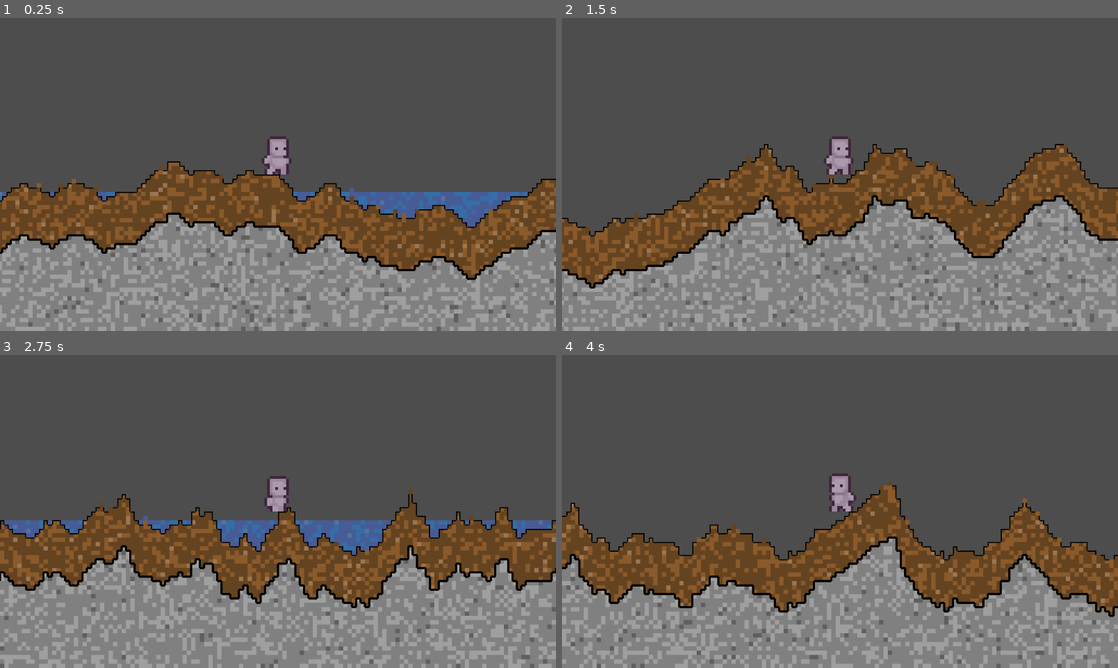
Above: before the commit, frames 1-4 (two rows, left to right).
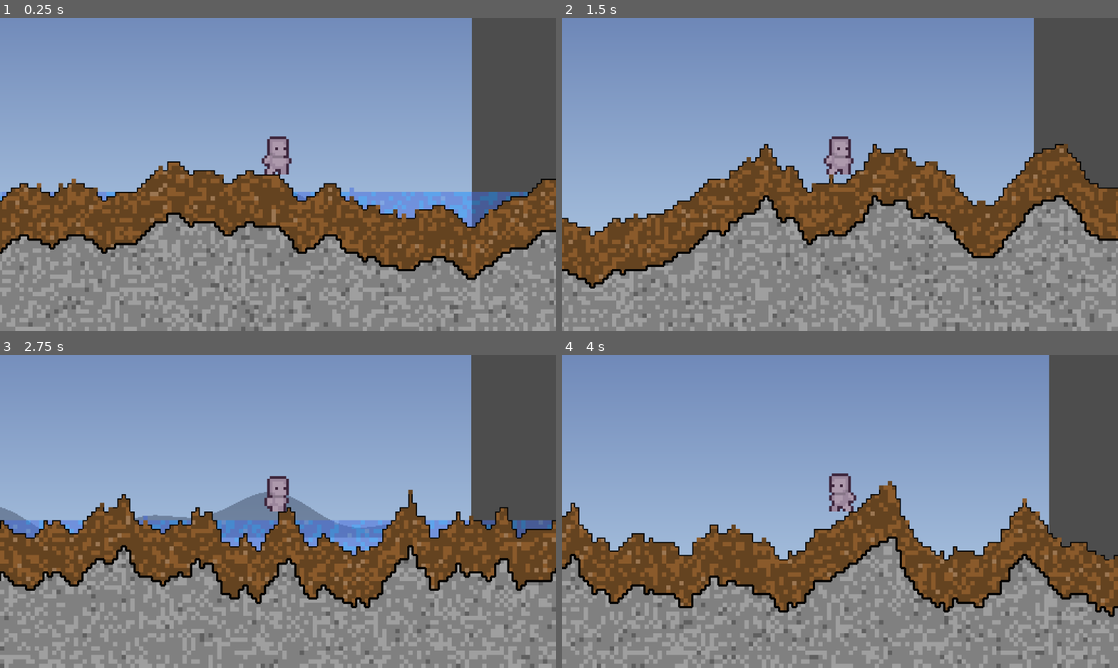
Above: after the commit, the same moments.

Repository: MessrsBrightside/pixel-mixel
Game: Godot game, scene res://scenes/main.tscn
Two runs of this game, one before a commit and one after it. Both use one fixed random seed, a clock stepped at 60 frames per second and the inputs below.
Inputs (mouse positions are in pixels of both pictures, inside the frame that each line leads up to):
- Up to frame 1 (0.25 s): no input
- Up to frame 2 (1.5 s): tap Enter (ui_accept) at 0.5, 0.77 s; move the mouse to (962, 158) at 0.52 s; hold Right (ui_right) 0.53-1.28 s; tap 1 at 0.6 s; click (962, 158) at 0.67 s; move the mouse to (728, 190) at 1.27 s; hold Down from 1.28 s (still down); tap 2 at 1.35 s
- Up to frame 3 (2.75 s): tap Enter (ui_accept) at 1.52 s; move the mouse to (333, 442) at 2.02 s; release Down at 2.03 s; hold Right (ui_right) from 2.03 s (still down); tap 3 at 2.1 s
- Up to frame 4 (4 s): move the mouse to (812, 574) at 2.77 s; release Right (ui_right) at 2.78 s; hold Up 2.78-3.53 s; tap 4 at 2.85 s; click (812, 574) at 2.92 s; tap Enter (ui_accept) at 3.02, 3.77 s; move the mouse to (1006, 558) at 3.52 s; hold Left (ui_left) from 3.53 s (still down); tap 5 at 3.6 s

The runs differ from the first frame. In frame 1, 46% of the frame differs, in the area x 0-85%, y 0-67%; in frame 2, 45%; in frame 3, 46%; in frame 4, 49%, in the area x 0-88%, y 0-66%.

Commit message:
feat: parallax background system with per-biome gradients (#28)
- ParallaxBG class with procedural gradient textures per biome
- ocean_shore: light blue, forest: green, cave: dark, desert: orange
- Layer 1 (far, 0.3 scroll) + Layer 2 silhouette (0.6 scroll)
- Integrated in main.gd as first child, setup called on biome/preset gen
- Tests: 5/5 passing (all biomes, fallback, layer count)

Diff:
--- a/scenes/main.gd
+++ b/scenes/main.gd
@@ -13,6 +13,7 @@
 var _total_ticks: int = 0
 var _player: Player
 var _camera: Camera2D
+var _parallax_bg: ParallaxBG
 
 # Presets: each is [seed, params_dict]
 var _presets: Array = [
@@ -25,6 +26,8 @@
 
 
 func _ready() -> void:
+	_parallax_bg = ParallaxBG.new()
+	add_child(_parallax_bg)
 	_renderer = ChunkRenderer.new()
 	add_child(_renderer)
 	_player = Player.new()
@@ -95,6 +98,7 @@
 	_total_ticks = 0
 	_update_label("biome: %s (seed %d)" % [biome_name, seed_val])
 	_place_player()
+	_parallax_bg.setup(biome_name)
 
 
 func _generate(seed_val: int, params: Dictionary = {}) -> void:
@@ -120,6 +124,7 @@
 	_total_ticks = 0
 	_update_label("settling... (seed %d)" % seed_val)
 	_place_player()
+	_parallax_bg.setup("default")
 
 
 func _update_label(status: String) -> void:
--- /dev/null
+++ b/scripts/render/parallax_bg.gd
@@ -0,0 +1,63 @@
+class_name ParallaxBG
+extends ParallaxBackground
+
+## Procedural parallax backgrounds per biome. Uses Image gradients — no external assets.
+
+const WIDTH := 512
+const HEIGHT := 288
+
+var _color_schemes: Dictionary = {
+	"ocean_shore": [Color(0.6, 0.85, 1.0), Color(0.3, 0.6, 0.9)],
+	"forest_surface": [Color(0.2, 0.4, 0.2), Color(0.5, 0.75, 0.5)],
+	"forest_lake": [Color(0.2, 0.4, 0.2), Color(0.5, 0.75, 0.5)],
+	"cave": [Color(0.1, 0.08, 0.06), Color(0.25, 0.2, 0.15)],
+	"desert": [Color(0.95, 0.6, 0.2), Color(1.0, 0.9, 0.6)],
+}
+
+var _default_scheme: Array = [Color(0.4, 0.5, 0.7), Color(0.7, 0.8, 0.9)]
+
+
+func setup(biome_name: String) -> void:
+	_clear_layers()
+	var scheme: Array = _color_schemes.get(biome_name, _default_scheme)
+	_add_layer(_make_gradient_texture(scheme[0], scheme[1]), 0.3)
+	if biome_name != "cave":
+		_add_layer(_make_silhouette_texture(scheme[0]), 0.6)
+
+
+func _clear_layers() -> void:
+	for child in get_children():
+		child.queue_free()
+
+
+func _add_layer(texture: ImageTexture, motion_scale_val: float) -> void:
+	var layer := ParallaxLayer.new()
+	layer.motion_scale = Vector2(motion_scale_val, motion_scale_val)
+	var sprite := Sprite2D.new()
+	sprite.texture = texture
+	sprite.centered = false
+	layer.add_child(sprite)
+	add_child(layer)
+
+
+func _make_gradient_texture(top_color: Color, bottom_color: Color) -> ImageTexture:
+	var img := Image.create(WIDTH, HEIGHT, false, Image.FORMAT_RGB8)
+	for y in range(HEIGHT):
+		var t := float(y) / float(HEIGHT)
+		var color := top_color.lerp(bottom_color, t)
+		for x in range(WIDTH):
+			img.set_pixel(x, y, color)
+	return ImageTexture.create_from_image(img)
+
+
+func _make_silhouette_texture(base_color: Color) -> ImageTexture:
+	var img := Image.create(WIDTH, HEIGHT, false, Image.FORMAT_RGBA8)
+	img.fill(Color(0, 0, 0, 0))
+	var dark := base_color.darkened(0.6)
+	dark.a = 0.4
+	# Simple hills silhouette at bottom
+	for x in range(WIDTH):
+		var hill_h := int(20.0 + 15.0 * sin(x * 0.02) + 8.0 * sin(x * 0.05))
+		for y in range(HEIGHT - hill_h, HEIGHT):
+			img.set_pixel(x, y, dark)
+	return ImageTexture.create_from_image(img)
--- /dev/null
+++ b/tests/test_parallax_bg.gd
@@ -0,0 +1,92 @@
+extends SceneTree
+
+## Functional tests for ParallaxBG: setup per biome, fallback, layer count.
+
+const ParallaxBGClass = preload("res://scripts/render/parallax_bg.gd")
+
+
+func _init() -> void:
+	var passed := 0
+	var failed := 0
+	var biomes := ["ocean_shore", "forest_surface", "forest_lake", "cave", "desert"]
+
+	# --- Test: setup doesn't crash for each biome ---
+	var all_ok := true
+	for biome_name in biomes:
+		var bg := ParallaxBGClass.new()
+		bg.setup(biome_name)
+		if bg.get_child_count() == 0:
+			all_ok = false
+			print("FAIL: setup produced no layers for %s" % biome_name)
+		bg.free()
+	if all_ok:
+		passed += 1
+		print("PASS: setup doesn't crash for each biome")
+	else:
+		failed += 1
+
+	# --- Test: unknown biome falls back to default without crash ---
+	var bg_unknown := ParallaxBGClass.new()
+	bg_unknown.setup("nonexistent_biome")
+	if bg_unknown.get_child_count() > 0:
+		passed += 1
+		print("PASS: unknown biome falls back to default without crash")
+	else:
+		failed += 1
+		print("FAIL: unknown biome produced no layers")
+	bg_unknown.free()
+
+	# --- Test: parallax node has at least one layer after setup ---
+	var bg_layers := ParallaxBGClass.new()
+	bg_layers.setup("ocean_shore")
+	var has_layer := false
+	for child in bg_layers.get_children():
+		if child is ParallaxLayer:
+			has_layer = true
+			break
+	if has_layer:
+		passed += 1
+		print("PASS: parallax node has at least one ParallaxLayer after setup")
+	else:
+		failed += 1
+		print("FAIL: no ParallaxLayer found after setup")
+	bg_layers.free()
+
+	# --- Test: cave has only 1 layer (no silhouette) ---
+	var bg_cave := ParallaxBGClass.new()
+	bg_cave.setup("cave")
+	var cave_layers := 0
+	for child in bg_cave.get_children():
+		if child is ParallaxLayer:
+			cave_layers += 1
+	if cave_layers == 1:
+		passed += 1
+		print("PASS: cave has 1 layer (no silhouette)")
+	else:
+		failed += 1
+		print("FAIL: cave has %d layers, expected 1" % cave_layers)
+	bg_cave.free()
+
+	# --- Test: non-cave biomes have 2 layers ---
+	var bg_ocean := ParallaxBGClass.new()
+	bg_ocean.setup("ocean_shore")
+	var ocean_layers := 0
+	for child in bg_ocean.get_children():
+		if child is ParallaxLayer:
+			ocean_layers += 1
+	if ocean_layers == 2:
+		passed += 1
+		print("PASS: ocean_shore has 2 layers (gradient + silhouette)")
+	else:
+		failed += 1
+		print("FAIL: ocean_shore has %d layers, expected 2" % ocean_layers)
+	bg_ocean.free()
+
+	# --- Summary ---
+	print("")
+	print("%d passed, %d failed" % [passed, failed])
+	if failed > 0:
+		print("TESTS FAILED")
+	else:
+		print("ALL TESTS PASSED")
+	quit()
Not shown, added: scripts/render/parallax_bg.gd.uid
Not shown, added: tests/test_parallax_bg.gd.uid
Not shown, changed: changelog.md
Not shown, added: scripts/render/parallax_bg.gd.why.md
Not shown, changed: tests/run_all_tests.sh
Not shown, added: tests/test_parallax_bg.gd.why.md
